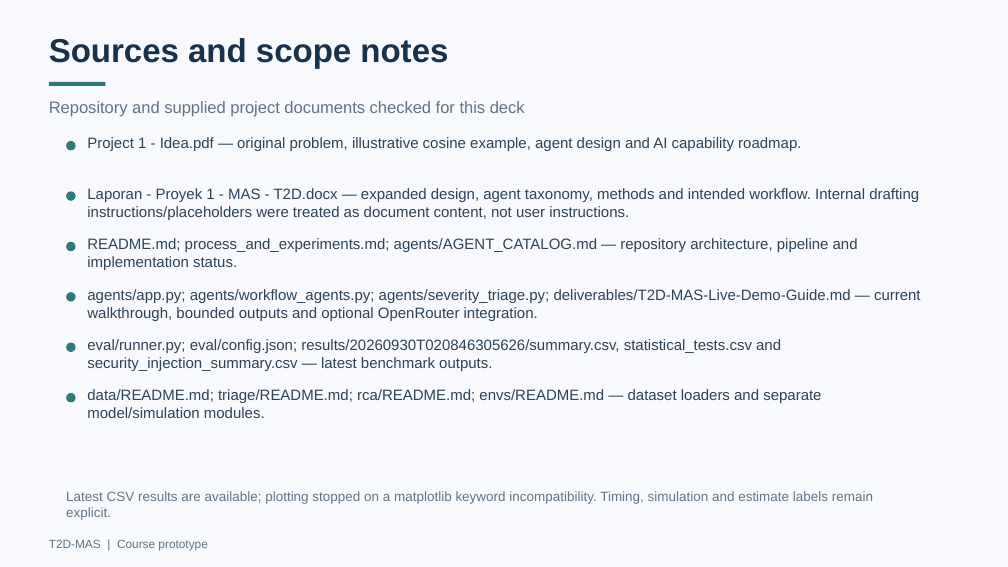
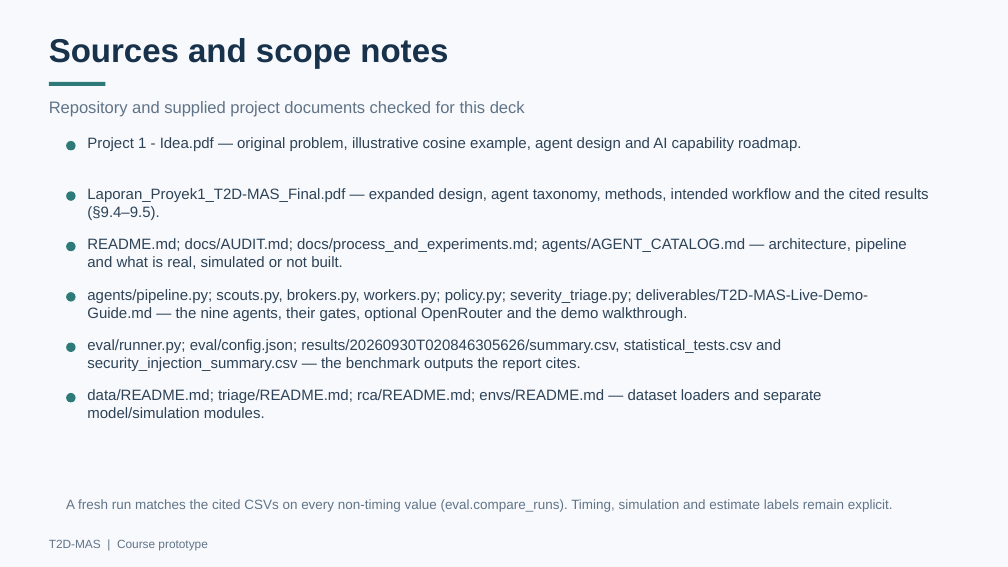
Before and after one commit to zidanarsyad/t2d-mas, a slide deck: slide 14 of deliverables/T2D-MAS-Program-Explainer-Updated.pptx. Drawn at 1008x567 pixels with LibreOffice and Linux fonts; fonts in the diff are those of the drawing. Boxes give left, top, right and bottom in pixels: in the first picture for what was removed or moved away, otherwise in the second. Text is boxed around its words. In the diff, an @@ line names an element or a change of style, - is before the commit and + after.

```diff
--- a/deliverables/T2D-MAS-Program-Explainer-Updated.pptx
+++ b/deliverables/T2D-MAS-Program-Explainer-Updated.pptx
@@ text at (87,188,929,220): text changed @@
-Laporan - Proyek 1 - MAS - T2D.docx — expanded design, agent taxonomy, methods and intended workflow. Internal drafting instructions/placeholders were treated as document content, not user instructions.
+Laporan_Proyek1_T2D-MAS_Final.pdf — expanded design, agent taxonomy, methods, intended workflow and the cited results (§9.4–9.5).
@@ text at (87,238,907,269): text changed @@
-README.md; process_and_experiments.md; agents/AGENT_CATALOG.md — repository architecture, pipeline and implementation status.
+README.md; docs/AUDIT.md; docs/process_and_experiments.md; agents/AGENT_CATALOG.md — architecture, pipeline and what is real, simulated or not built.
@@ text at (87,289,868,321): text changed @@
-agents/app.py; agents/workflow_agents.py; agents/severity_triage.py; deliverables/T2D-MAS-Live-Demo-Guide.md — current walkthrough, bounded outputs and optional OpenRouter integration.
+agents/pipeline.py; scouts.py, brokers.py, workers.py; policy.py; severity_triage.py; deliverables/T2D-MAS-Live-Demo-Guide.md — the nine agents, their gates, optional OpenRouter and the demo walkthrough.
@@ text at (87,339,781,371): text changed @@
-eval/runner.py; eval/config.json; results/20260930T020846305626/summary.csv, statistical_tests.csv and security_injection_summary.csv — latest benchmark outputs.
+eval/runner.py; eval/config.json; results/20260930T020846305626/summary.csv, statistical_tests.csv and security_injection_summary.csv — the benchmark outputs the report cites.
@@ text at (66,499,893,512): text changed @@
-Latest CSV results are available; plotting stopped on a matplotlib keyword incompatibility. Timing, simulation and estimate labels remain explicit.
+A fresh run matches the cited CSVs on every non-timing value (eval.compare_runs). Timing, simulation and estimate labels remain explicit.
```
Also in this commit, not shown: 9 other slides changed, 12 other files.
